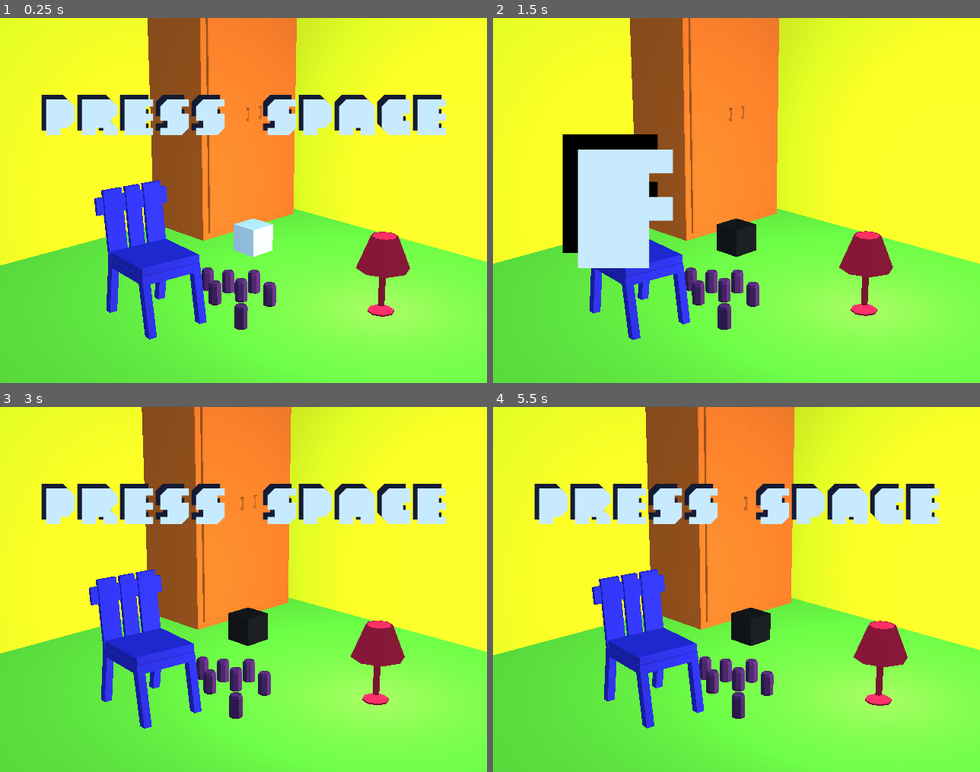
Above: before the commit, frames 1-4 (two rows, left to right).
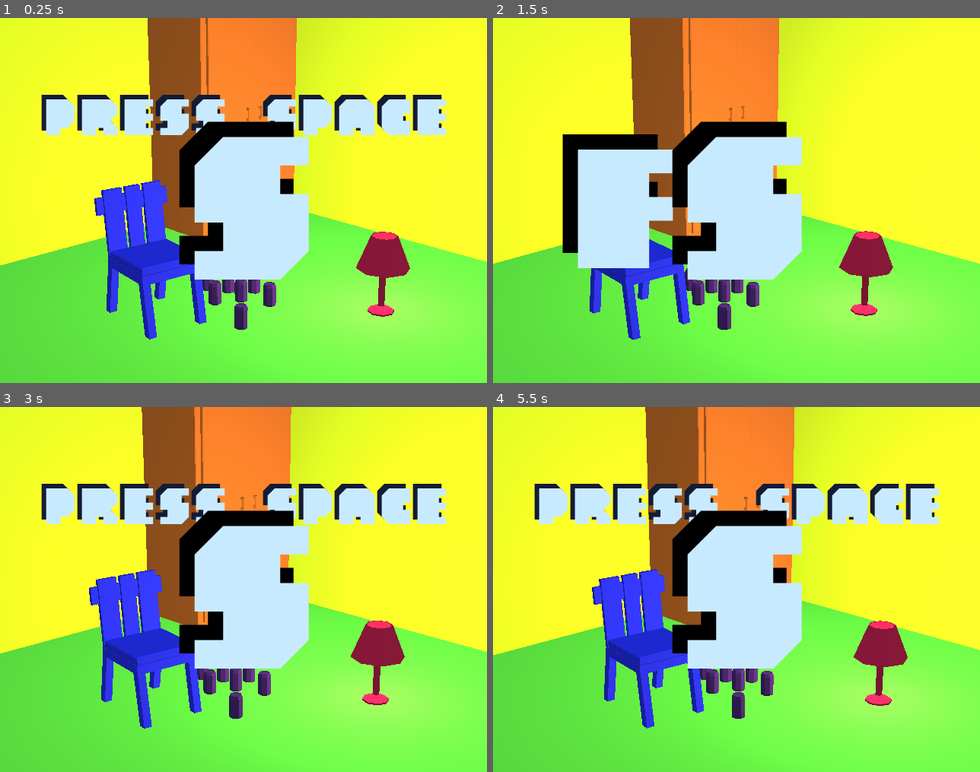
Above: after the commit, the same moments.

Repository: eliseSchultz/rhythm-cube
Game: Godot game, scene res://Global.tscn
Same seed, same stepped clock (60 frames per second), same inputs: the game is played once before the commit and once after it. Sound files missing from this copy of the repository are replaced by a short silence.
Inputs:
- Up to frame 1 (0.25 s): no input
- Up to frame 2 (1.5 s): tap Space at 0.5, 1.25 s; hold Right (RIGHT_HIT) 0.53-1.28 s; tap Enter (ui_accept) at 0.6, 0.77, 1.07, 1.35 s; hold Left (LEFT_HIT) from 1.28 s (still down)
- Up to frame 3 (3 s): tap Enter (ui_accept) at 1.52, 1.82, 2.1, 2.85 s; tap Space at 2 s; release Left (LEFT_HIT) at 2.03 s; hold Right (RIGHT_HIT) from 2.03 s (still down)
- Up to frame 4 (5.5 s): tap Enter (ui_accept) at 3.02, 3.32, 3.5, 3.6, 3.77, 4.07, 4.25, 4.35, 4.52, 4.82, 5, 5.1 s; release Right (RIGHT_HIT) at 3.53 s; hold Left (LEFT_HIT) from 3.53 s (still down)

The runs differ from the first frame. In frame 1, 10% of the frame differs, in the area x 36-64%, y 28-72%; in frame 2, 10%; in frame 3, 10%; in frame 4, 10%.

Commit message:
full song soda_can now playable-might mess with timings

Diff:
--- a/Global.gd
+++ b/Global.gd
@@ -14,17 +14,17 @@
 func _process(delta):
 	if(is_end_game && Input.is_action_just_pressed("ui_accept")):
 		get_tree().reload_current_scene();
-	if(!$BeatPlayer.playing && Input.is_action_just_pressed("ui_accept") && !is_end_game):
+	if(!$MainMenu/BeatPlayer.playing && Input.is_action_just_pressed("ui_accept") && !is_end_game):
 		startedPlayer = true
 		$MainMenu.start_playing()
-		$BeatPlayer.play_from_beat(0,0)
-	if(startedPlayer && !$BeatPlayer.playing):
+		$MainMenu/BeatPlayer.play_from_beat(0,0)
+	if(startedPlayer && !$MainMenu/BeatPlayer.playing):
 		$MainMenu.end_game()
 		is_end_game = true
 
 
 
-	if($BeatPlayer.playing):
+	if($MainMenu/BeatPlayer.playing):
 		handle_input();
 
 func _on_BeatPlayer_note(song_position_in_beats, song_position_in_notes):
--- a/Global.tscn
+++ b/Global.tscn
@@ -1,9 +1,10 @@
-[gd_scene load_steps=5 format=2]
+[gd_scene load_steps=6 format=2]
 
 [ext_resource path="res://BeatPlayer.tscn" type="PackedScene" id=1]
 [ext_resource path="res://MainMenu.tscn" type="PackedScene" id=2]
 [ext_resource path="res://Global.gd" type="Script" id=3]
 [ext_resource path="res://MainMenuVP.tscn" type="PackedScene" id=4]
+[ext_resource path="res://assets/sounds/music/soda_cans.ogg" type="AudioStream" id=5]
 
 [node name="Global" type="Node"]
 script = ExtResource( 3 )
@@ -12,14 +13,15 @@
 
 [node name="MainMenuVP" parent="MainMenu" instance=ExtResource( 4 )]
 
-[node name="BeatPlayer" parent="." instance=ExtResource( 1 )]
+[node name="BeatPlayer" parent="MainMenu" instance=ExtResource( 1 )]
+stream = ExtResource( 5 )
 volume_db = -1.169
 
-[connection signal="sig_hit_input" from="." to="BeatPlayer" method="_on_Global_sig_hit_input"]
-[connection signal="input_pressed" from="MainMenu" to="BeatPlayer" method="_on_MainMenu_input_pressed"]
+[connection signal="sig_hit_input" from="." to="MainMenu/BeatPlayer" method="_on_Global_sig_hit_input"]
+[connection signal="input_pressed" from="MainMenu" to="MainMenu/BeatPlayer" method="_on_MainMenu_input_pressed"]
 [connection signal="camera_turn" from="MainMenu/MainMenuVP" to="MainMenu" method="_on_MainMenuVP_camera_turn"]
-[connection signal="measure" from="BeatPlayer" to="MainMenu" method="_on_BeatPlayer_measure"]
-[connection signal="note" from="BeatPlayer" to="." method="_on_BeatPlayer_note"]
-[connection signal="note" from="BeatPlayer" to="MainMenu" method="_on_BeatPlayer_note"]
-[connection signal="note" from="BeatPlayer" to="MainMenu/MainMenuVP" method="_on_BeatPlayer_note"]
-[connection signal="sig_time_off_beat" from="BeatPlayer" to="MainMenu" method="_on_BeatPlayer_sig_time_off_beat"]
+[connection signal="measure" from="MainMenu/BeatPlayer" to="MainMenu" method="_on_BeatPlayer_measure"]
+[connection signal="note" from="MainMenu/BeatPlayer" to="." method="_on_BeatPlayer_note"]
+[connection signal="note" from="MainMenu/BeatPlayer" to="MainMenu" method="_on_BeatPlayer_note"]
+[connection signal="note" from="MainMenu/BeatPlayer" to="MainMenu/MainMenuVP" method="_on_BeatPlayer_note"]
+[connection signal="sig_time_off_beat" from="MainMenu/BeatPlayer" to="MainMenu" method="_on_BeatPlayer_sig_time_off_beat"]
--- a/MainMenu.gd
+++ b/MainMenu.gd
@@ -1,12 +1,13 @@
 extends Node
 
 
-var levelJson = {"note_placement":[16,24,32,44]}
+var levelJson = {"note_placement":[16,24,32,40,50,56,64,72,80,88,98,104,112,120,128,132,136,144,152,160,168,176,186,192,200,210,216,226,232,240,248,258,264]}
 
 var strCan = "soda_can"
 var currPlacement = 0
 var is_lamp_on = true
 var missed_last = false
+var hit_last = false
 var hitPlacement = -99
 
 var is_end_game = false;
@@ -38,16 +39,16 @@
 	$F.visible = true
 
 func end_game():
-	if(score >= 120):
+	if(score >= 930):
 		$FinalScore.text = "S"
 		$FinalScoreBG.text = "S"
-	elif(score >= 100):
+	elif(score >= 800):
 		$FinalScore.text = "A"
 		$FinalScoreBG.text = "A"
-	elif(score >= 80):
+	elif(score >= 600):
 		$FinalScore.text = "B"
 		$FinalScoreBG.text = "B"
-	elif(score >= 30):
+	elif(score >= 400):
 		$FinalScore.text = "C"
 		$FinalScoreBG.text = "C"
 	else:
@@ -69,25 +70,29 @@
 
 func _on_BeatPlayer_note(song_position_in_beats, song_position_in_notes):
 	$Viewport/MainMenuVP.camera_pulse(song_position_in_beats, song_position_in_notes);
+	if(song_position_in_notes > 60):
+		$FBG.visible = false
+		$F.visible = false
 	if(currPlacement < levelJson["note_placement"].size() && song_position_in_notes == levelJson["note_placement"][currPlacement]):
 		hitPlacement = levelJson["note_placement"][currPlacement] + 4;
-		if($Metronome/Click.playing):
-			$Metronome/Click.stop()
-		$Metronome/Click.play()
+		if($WarningSound.playing):
+			$WarningSound.stop()
+		$WarningSound.play()
 		$F.modulate = Color("ef1543")
 		currPlacement += 1;
 	elif(hitPlacement == song_position_in_notes):
 		$F.modulate = Color("6de735")
 	else:
 		$F.modulate = Color("c9ebff")
-	if(!$GreenCheck.visible && song_position_in_notes == hitPlacement + 1):
+	if(!hit_last && song_position_in_notes == hitPlacement + 1):
 		if($MissSound.playing):
 			$MissSound.stop()
 		$MissSound.play()
 		score -= 20
 		missed_last = true;
 		$RedX.visible = true;
-	if(song_position_in_notes % 4 == 2):
+	if(song_position_in_notes != hitPlacement && song_position_in_notes != hitPlacement + 1):
+		hit_last = false;
 		missed_last = false;
 		$RedX.visible = false;
 		$GreenCheck.visible = false;
@@ -100,20 +105,21 @@
 		$SwitchSound.play()
 		score += 10;
 		is_lamp_on = !is_lamp_on
-	elif(int(v2TimeOffBeat.x) % 4 > 0):
+	elif(!missed_last && v2TimeOffBeat.x == hitPlacement):
+		if(input == "LEFT_HIT"):
+			if($HitSound.playing):
+				$HitSound.stop()
+			$HitSound.play()
+			hit_last = true;
+			$GreenCheck.visible = true
+			score += 30
+	elif(input == "LEFT_HIT"):
 		if($MissSound.playing):
 			$MissSound.stop()
 		$MissSound.play()
 		score -= 20
 		missed_last = true;
 		$RedX.visible = true;
-	elif(!missed_last && v2TimeOffBeat.x == hitPlacement):
-		if(input == "LEFT_HIT"):
-			if($HitSound.playing):
-				$HitSound.stop()
-			$HitSound.play()
-			$GreenCheck.visible = true
-			score += 30
 
 
 
--- a/MainMenu.tscn
+++ b/MainMenu.tscn
@@ -1,14 +1,15 @@
-[gd_scene load_steps=17 format=2]
+[gd_scene load_steps=18 format=2]
 
 [ext_resource path="res://Metronome.tscn" type="PackedScene" id=1]
 [ext_resource path="res://MainMenu.gd" type="Script" id=2]
 [ext_resource path="res://assets/fonts/Blaec-Regular.ttf" type="DynamicFontData" id=3]
 [ext_resource path="res://MainMenuVP.tscn" type="PackedScene" id=4]
 [ext_resource path="res://assets/sounds/sfx/miss_sound.ogg" type="AudioStream" id=5]
-[ext_resource path="res://assets/sounds/sfx/hit_sound.ogg" type="AudioStream" id=6]
+[ext_resource path="res://assets/sounds/sfx/can_opening.ogg" type="AudioStream" id=6]
 [ext_resource path="res://assets/sprites/redX.png" type="Texture" id=7]
 [ext_resource path="res://assets/sprites/greenCheck.png" type="Texture" id=8]
 [ext_resource path="res://assets/sounds/sfx/switch_sound.ogg" type="AudioStream" id=9]
+[ext_resource path="res://assets/sounds/sfx/can_placed.ogg" type="AudioStream" id=10]
 
 [sub_resource type="ViewportTexture" id=1]
 viewport_path = NodePath("Viewport")
@@ -78,7 +79,7 @@
 stream = ExtResource( 5 )
 
 [node name="HitSound" type="AudioStreamPlayer" parent="."]
-stream = ExtResource( 6 )
+stream = ExtResource( 10 )
 
 [node name="FBG" type="RichTextLabel" parent="."]
 visible = false
@@ -111,21 +112,19 @@
 texture = ExtResource( 8 )
 
 [node name="FinalScoreBG" type="RichTextLabel" parent="."]
-visible = false
 modulate = Color( 0, 0, 0, 1 )
 margin_left = 217.0
 margin_top = 84.0
-margin_right = 405.0
+margin_right = 450.0
 margin_bottom = 380.0
 theme = SubResource( 7 )
 text = "S"
 
 [node name="FinalScore" type="RichTextLabel" parent="."]
-visible = false
 modulate = Color( 0.788235, 0.921569, 1, 1 )
 margin_left = 237.0
 margin_top = 104.0
-margin_right = 425.0
+margin_right = 478.0
 margin_bottom = 400.0
 theme = SubResource( 7 )
 text = "S"
@@ -133,4 +132,7 @@
 [node name="SwitchSound" type="AudioStreamPlayer" parent="."]
 stream = ExtResource( 9 )
 
+[node name="WarningSound" type="AudioStreamPlayer" parent="."]
+stream = ExtResource( 6 )
+
 [editable path="Viewport/MainMenuVP"]
Not shown, changed: assets/sounds/music/sample_beat88.ogg.import
Not shown, added: assets/sounds/music/soda_cans.ogg.import
Not shown, added: assets/sounds/sfx/can_opening.ogg.import
Not shown, added: assets/sounds/sfx/can_placed.ogg.import
Not shown, added: assets/sounds/sfx/synthetic_can.ogg.import
Not shown, changed: export_presets.cfg
Not shown, added: assets/sounds/music/soda_cans.ogg
Not shown, added: assets/sounds/sfx/can_opening.ogg
Not shown, added: assets/sounds/sfx/can_placed.ogg
Not shown, added: assets/sounds/sfx/synthetic_can.ogg
